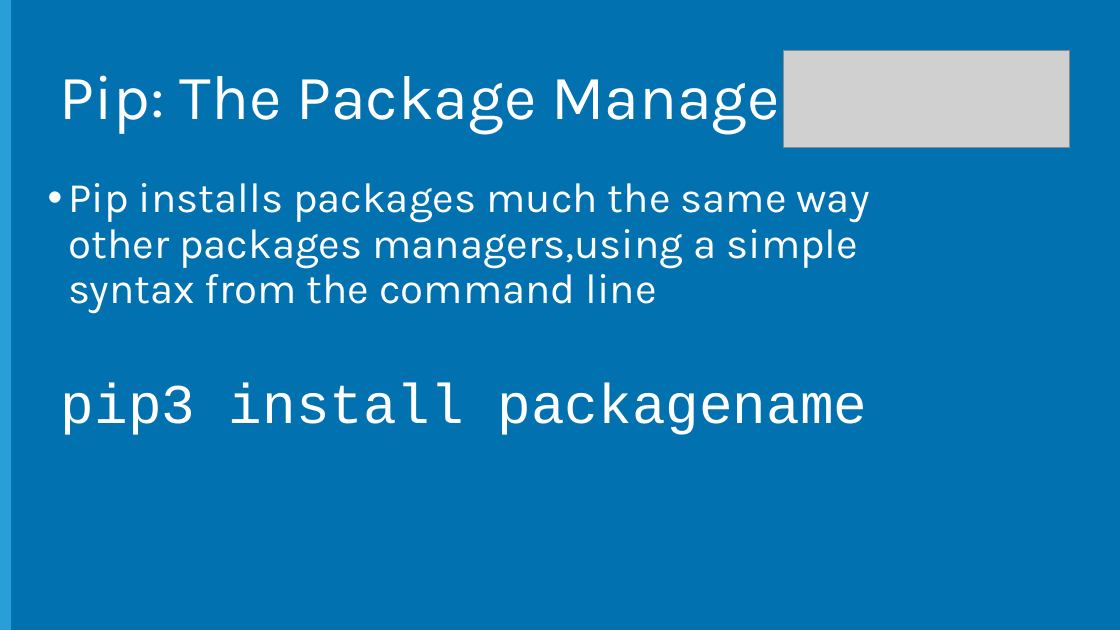
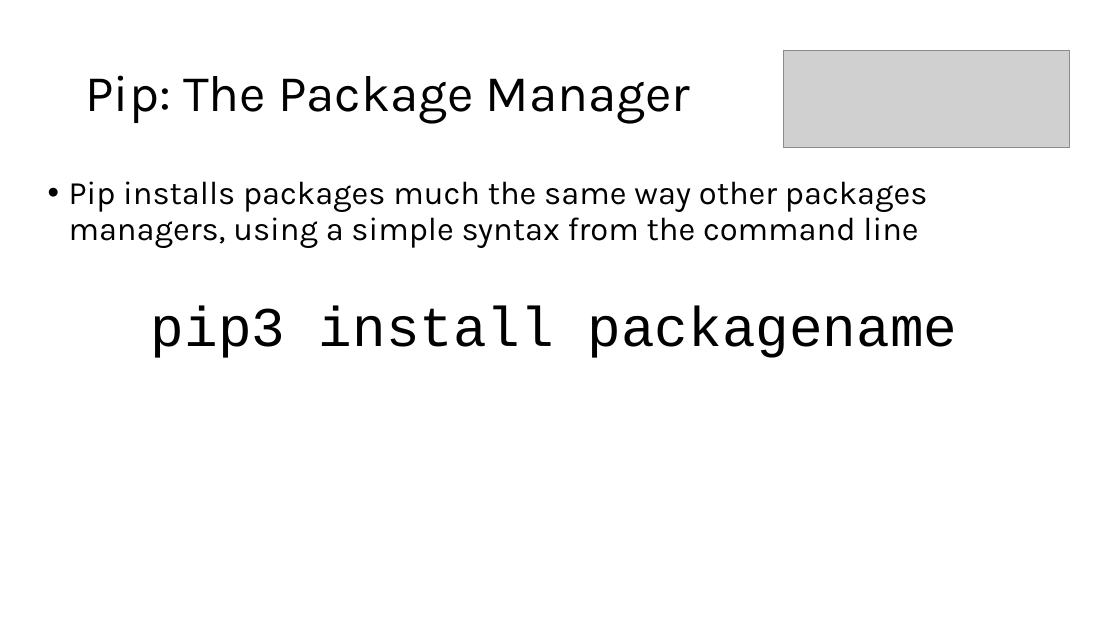
Before and after one commit to jorge2412/DataLake2, a slide deck: slide 18 of Open Dev Framework/Python/Session 1 - Introduction and Slides (Draft)/Introduction to Python.pptx (slide 19 before the commit). Drawn at 1120x630 pixels with LibreOffice and Linux fonts; fonts in the diff are those of the drawing; grey boxes stand for pictures; background and template pictures are left out. Boxes give left, top, right and bottom in pixels: in the first picture for what was removed or moved away, otherwise in the second. Text is boxed around its words. In the diff, an @@ line names an element or a change of style, - is before the commit and + after.

```diff
--- a/Open Dev Framework/Python/Session 1 - Introduction and Slides (Draft)/Introduction to Python.pptx
+++ b/Open Dev Framework/Python/Session 1 - Introduction and Slides (Draft)/Introduction to Python.pptx
@@ background #0171B0 to #FFFFFF @@
@@ rectangle removed at <box>0,0,11,630</box> @@
@@ title "Pip: The Package Manager": place and size @@
-title "Pip: The Package Manager" at <box>60,63,802,135</box>
+title "Pip: The Package Manager" at <box>85,75,691,123</box>
@@ title "Pip: The Package Manager" at <box>85,75,691,123</box>: size 54 to 44 pt, text colour #FFFFFF to #000000 @@
@@ text at <box>69,181,928,248</box>: text changed; size 36 to 28 pt; text colour #FFFFFF to #000000 @@
-• Pip installs packages much the same way other packages managers,using a simple syntax from the command line
+• Pip installs packages much the same way other packages managers, using a simple syntax from the command line
@@ text at <box>151,306,958,358</box>: text colour #FFFFFF to #000000 in "pip3 install packagename" @@
```
Also in this commit, not shown: 18 other slides changed, 2 slides added, 3 slides removed, 14 other files.
